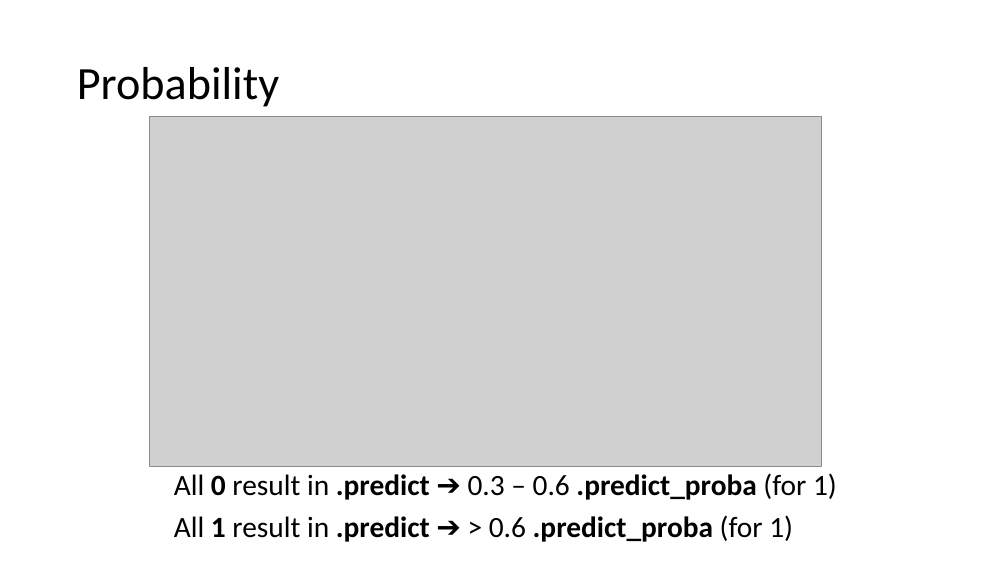
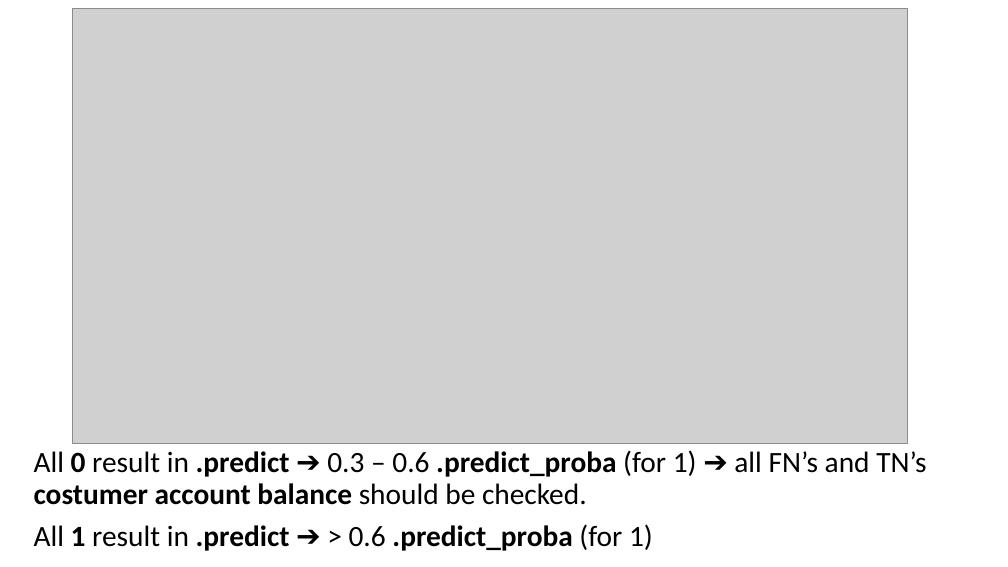
Before and after one commit to abdullahayas123/Tes-Model-Marketing-Scipy, a slide deck: slide 63 of Presentation-1.pptx (slide 61 before the commit). Drawn at 1008x567 pixels with LibreOffice and Linux fonts; fonts in the diff are those of the drawing; grey boxes stand for pictures. Boxes give left, top, right and bottom in pixels: in the first picture for what was removed or moved away, otherwise in the second. Text is boxed around its words. In the diff, an @@ line names an element or a change of style, - is before the commit and + after.

```diff
--- a/Presentation-1.pptx
+++ b/Presentation-1.pptx
@@ picture: place and size @@
-picture at (150,116,821,467)
+picture at (73,8,907,443)
@@ title removed at (77,67,279,107) @@
-Probability
@@ text "All 0 result in .predict ...": place and size @@
-text "All 0 result in .predict ..." at (174,473,837,542)
+text "All 0 result in .predict ..." at (34,450,926,551)
@@ text at (34,450,926,505): text changed @@
-All 0 result in .predict ➔ 0.3 – 0.6 .predict_proba (for 1)
+All 0 result in .predict ➔ 0.3 – 0.6 .predict_proba (for 1) ➔ all FN’s and TN’s costumer account balance should be checked.
```
Also in this commit, not shown: 6 other slides changed, 2 slides added.
